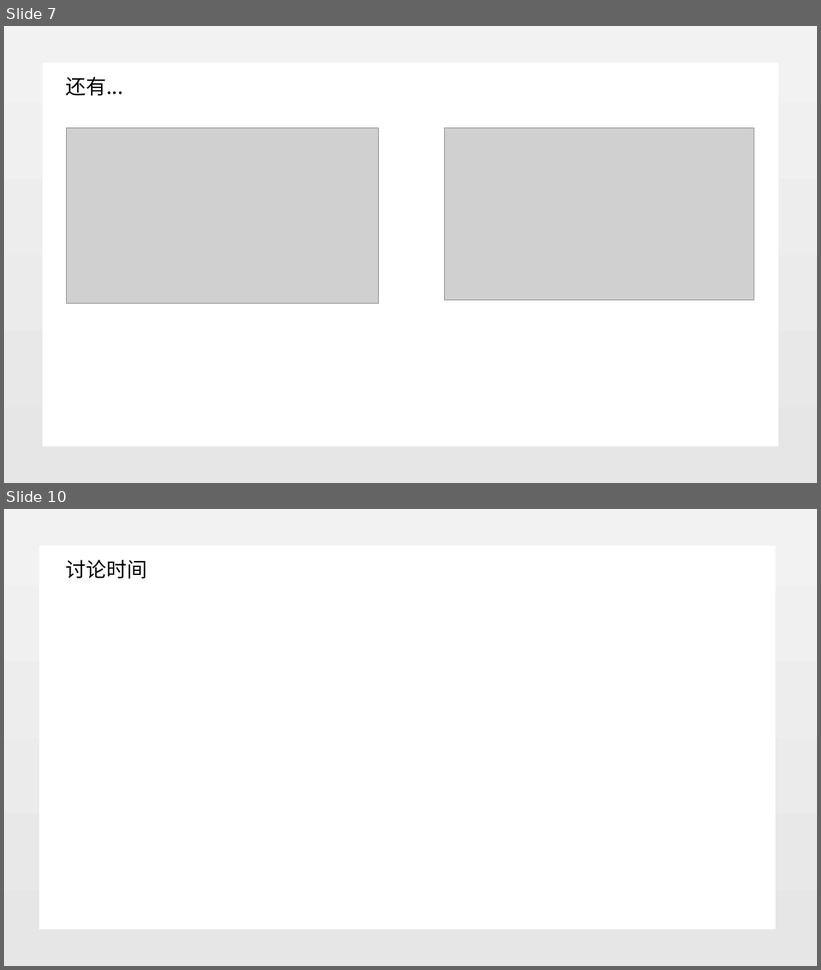
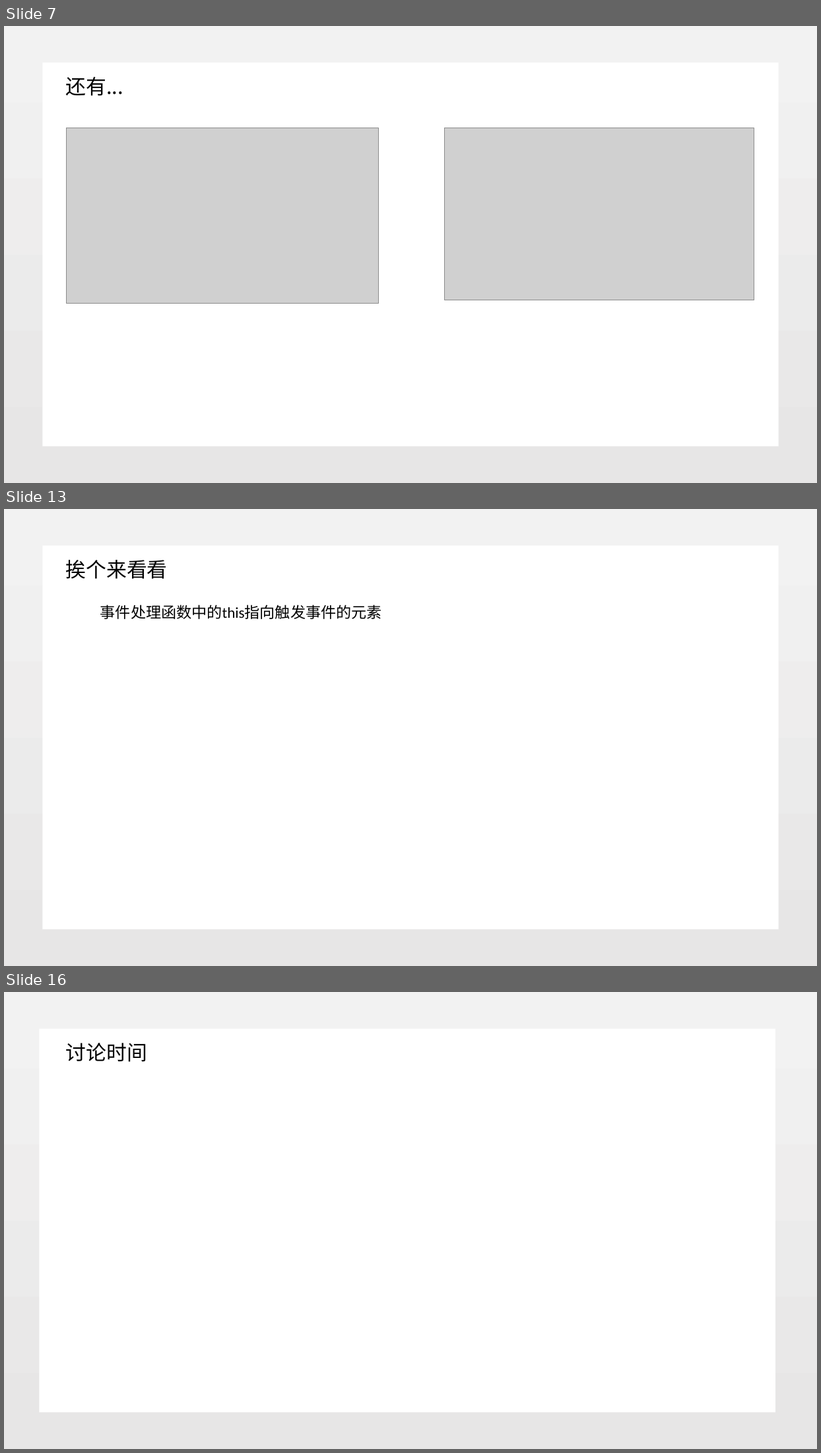
Before and after one commit to jungleguo/ReadNotes, a slide deck: 分享/JavaScript_this.pptx. Shown one above the other, each under a label of ours: slides 7 and 10 before the commit, slides 7, 13 and 16 after it; the slides between them are not shown. The pictures are 821x970 and 821x1453 pixels, drawn with LibreOffice and Linux fonts; fonts in the diff are those of the drawing; grey boxes stand for pictures; background and template pictures are left out. Boxes give left, top, right and bottom in pixels: in the first picture for what was removed or moved away, otherwise in the second. Text is boxed around its words. In the diff, an @@ line names an element or a change of style, - is before the commit and + after.

```diff
--- a/分享/JavaScript_this.pptx
+++ b/分享/JavaScript_this.pptx
@@ slide 13 added at (4,509,817,966), background picture (left out) @@
@@ rectangle added at (42,545,779,930), fill #FFFFFF @@
@@ text added at (66,560,168,579), 24 pt, text #000000 @@
+挨个来看看
@@ text added at (100,605,382,619), 18 pt, text #000000 @@
+事件处理函数中的this指向触发事件的元素
@@ what was slide 10 is now slide 16 @@
```
Also in this commit, not shown: 3 slides changed, 5 other slides added.
